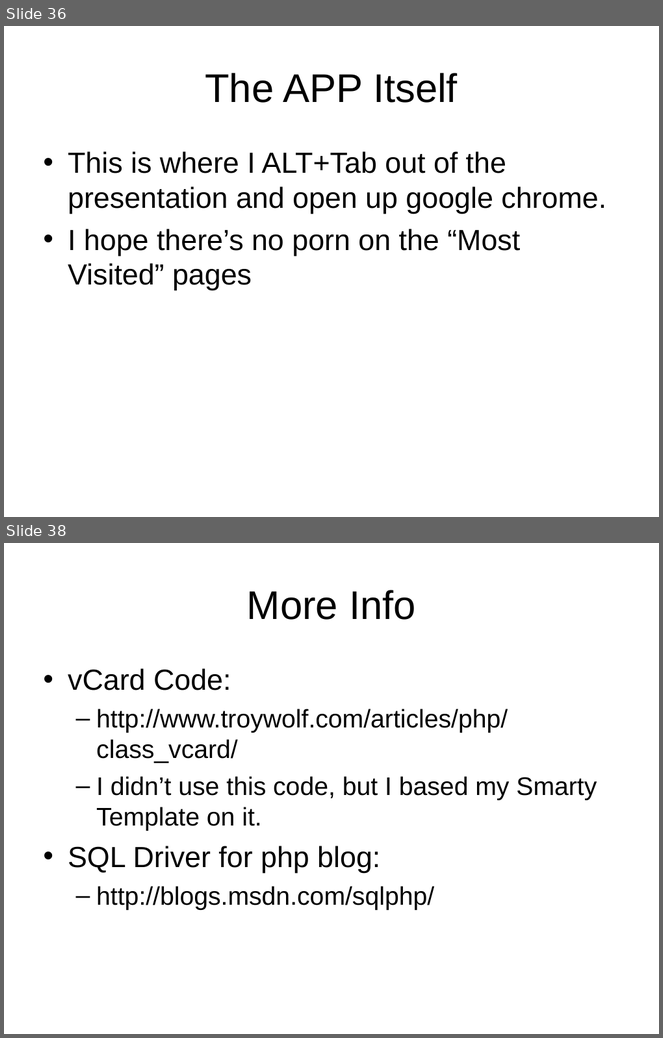
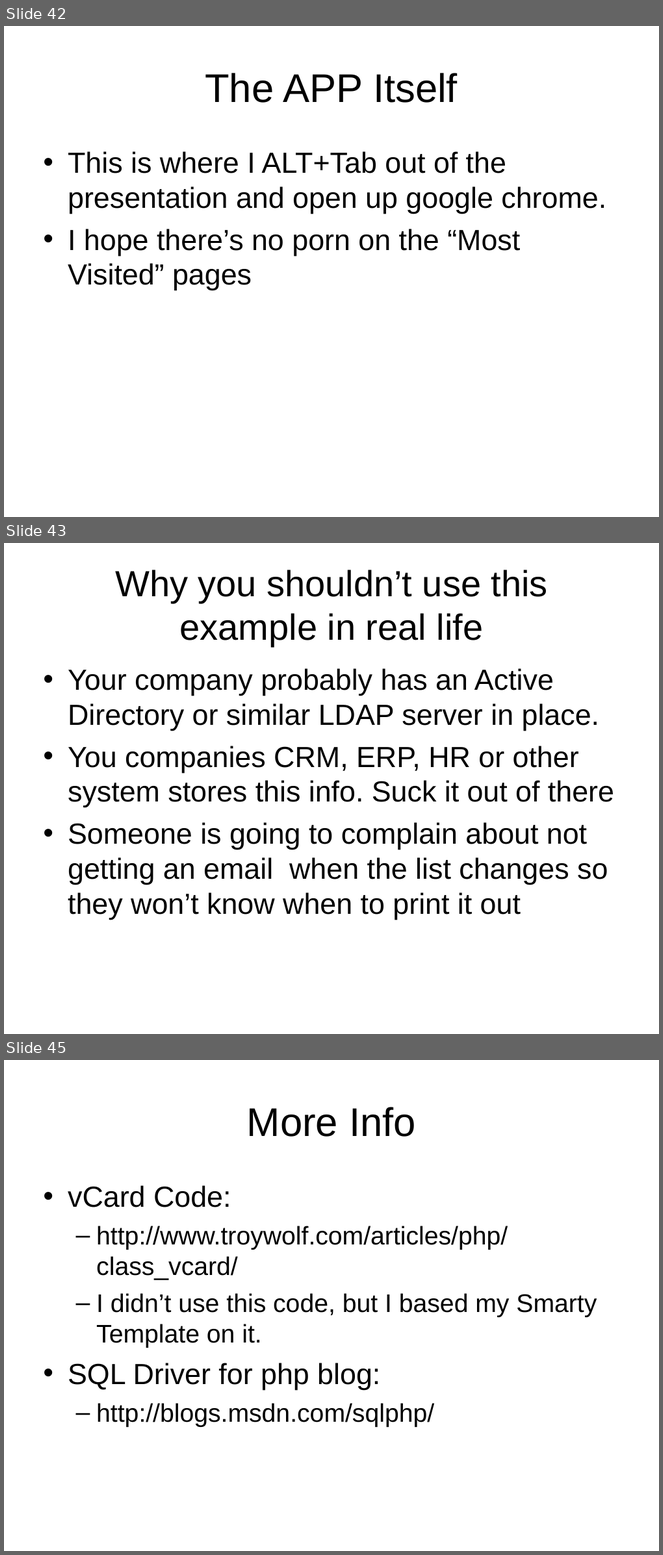
Before and after one commit to LIPHP/Employee-Contact-List, a slide deck: Docs/Using Microsoft SQL Server with PHP.ppt. Shown one above the other, each under a label of ours: slides 36 and 38 before the commit, slides 42, 43 and 45 after it; the slides between them are not shown. The pictures are 663x1038 and 663x1555 pixels, drawn with LibreOffice and Linux fonts; fonts in the diff are those of the drawing. Boxes give left, top, right and bottom in pixels: in the first picture for what was removed or moved away, otherwise in the second. Text is boxed around its words. In the diff, an @@ line names an element or a change of style, - is before the commit and + after.

```diff
--- a/Docs/Using Microsoft SQL Server with PHP.ppt
+++ b/Docs/Using Microsoft SQL Server with PHP.ppt
@@ slide 43 added at (x1=4, y1=543, x2=659, y2=1034), background #FFFFFF @@
@@ title added at (x1=115, y1=570, x2=548, y2=646), 40 pt, text #000000 @@
+Why you shouldn’t use this example in real life
@@ text added at (x1=68, y1=668, x2=614, y2=920), 32 pt, text #000000 @@
+• Your company probably has an Active Directory or similar LDAP server in place.
+• You companies CRM, ERP, HR or other system stores this info. Suck it out of there
+• Someone is going to complain about not getting an email when the list changes so they won’t know when to print it out
@@ what was slide 36 is now slide 42 @@
@@ what was slide 38 is now slide 45 @@
```
Also in this commit, not shown: 9 slides changed, 8 other slides added, 2 slides removed, 2 other files.
